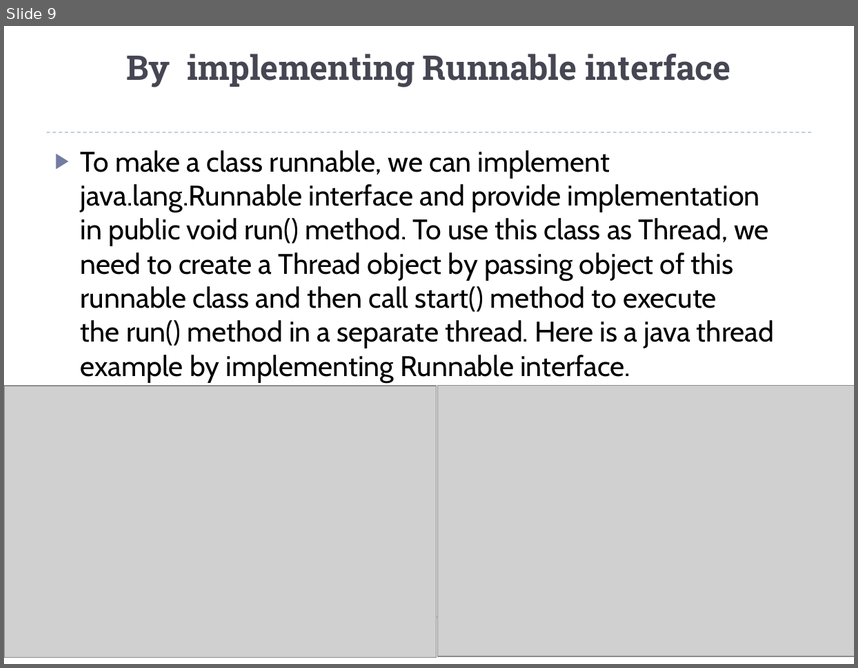
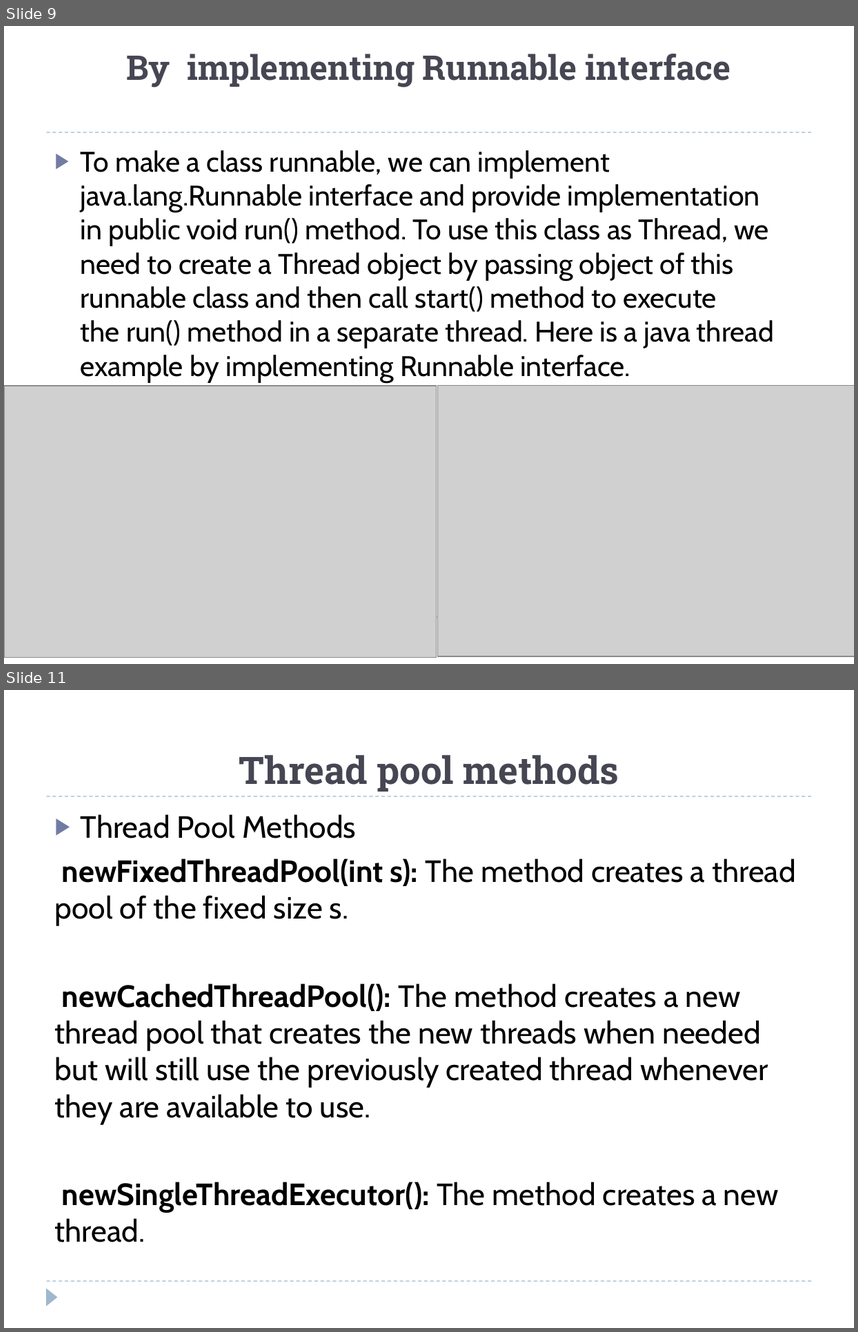
Before and after one commit to wesso69/Eska-projects, a slide deck: Threads.pptx. Shown one above the other, each under a label of ours: slide 9 before the commit, slides 9 and 11 after it; the slides between them are not shown. The pictures are 858x668 and 858x1332 pixels, drawn with LibreOffice and Linux fonts; fonts in the diff are those of the drawing; grey boxes stand for pictures. Boxes give left, top, right and bottom in pixels: in the first picture for what was removed or moved away, otherwise in the second. Text is boxed around its words. In the diff, an @@ line names an element or a change of style, - is before the commit and + after.

```diff
--- a/Threads.pptx
+++ b/Threads.pptx
@@ slide 11 added at (4,690,854,1328), background #FFFFFF; not listed: 2 template elements that a slide beside it also shows @@
@@ title added at (239,755,619,791), 32 pt, text #464653, bold @@
+Thread pool methods
@@ text added at (55,814,796,1242), 26 pt, text #000000 @@
+▶ Thread Pool Methods
+newFixedThreadPool(int s): The method creates a thread pool of the fixed size s.
+newCachedThreadPool(): The method creates a new thread pool that creates the new threads when needed but will still use the previously created thread whenever they are available to use.
+newSingleThreadExecutor(): The method creates a new thread.
@@ triangle added at (47,1288,58,1305), fill #9FB8CD @@
```
Also in this commit, not shown: 2 slides changed.
